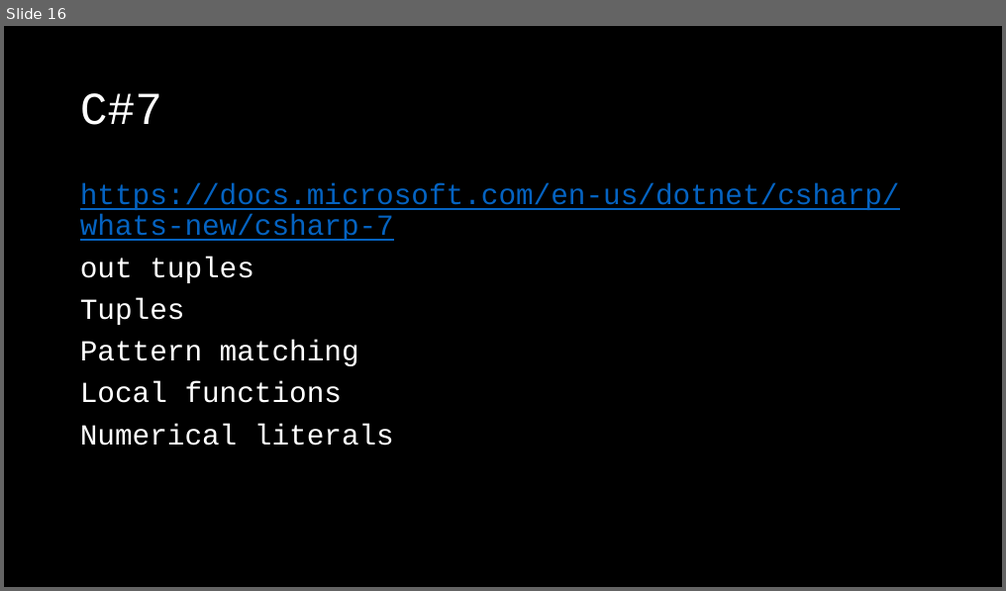
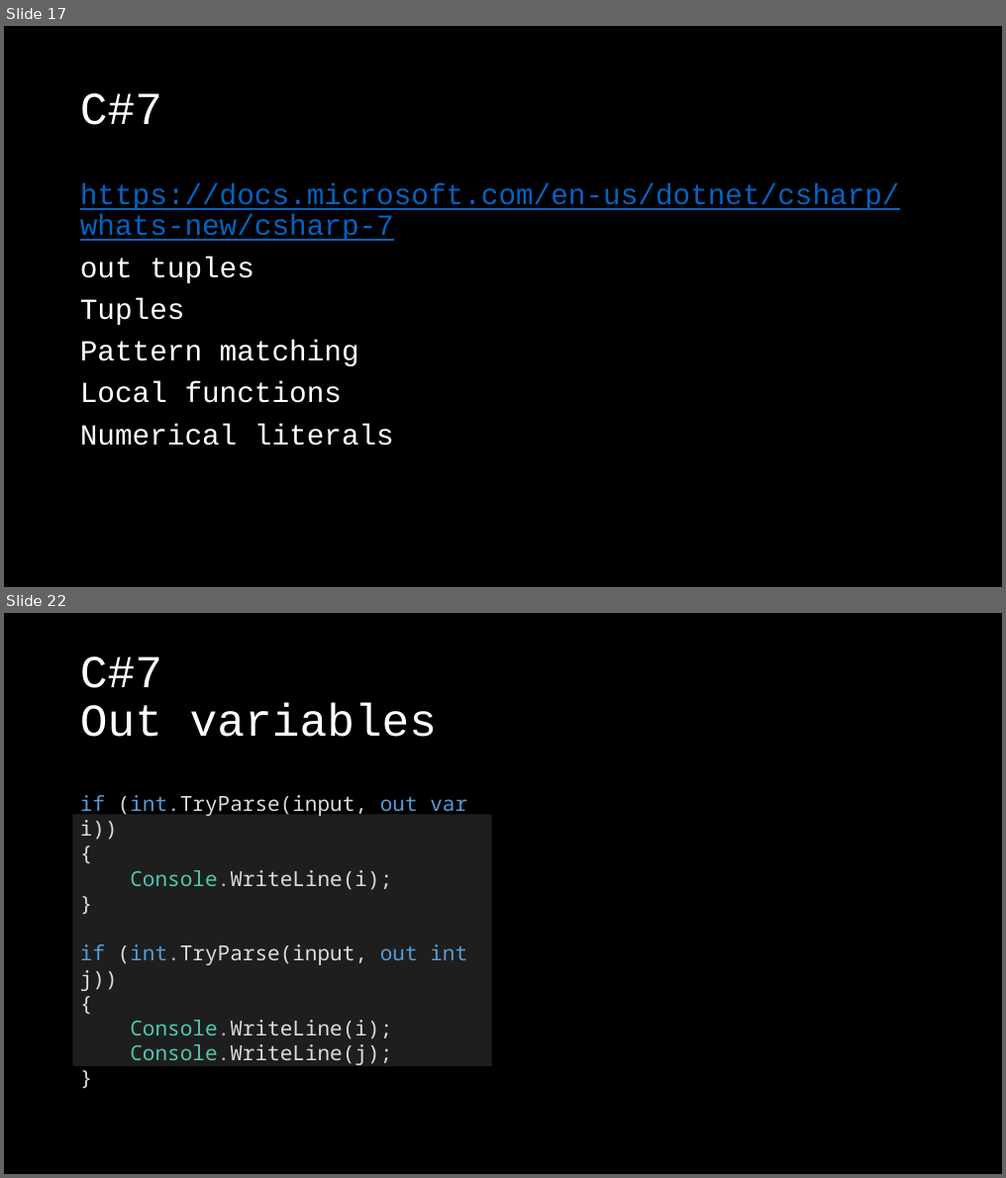
Before and after one commit to KlausLinzner/CSTrainings, a slide deck: WhatsNew.pptx. Shown one above the other, each under a label of ours: slide 16 before the commit, slides 17 and 22 after it; the slides between them are not shown. The pictures are 1006x591 and 1006x1178 pixels, drawn with LibreOffice and Linux fonts; fonts in the diff are those of the drawing; background and template pictures are left out. Boxes give left, top, right and bottom in pixels: in the first picture for what was removed or moved away, otherwise in the second. Text is boxed around its words. In the diff, an @@ line names an element or a change of style, - is before the commit and + after.

```diff
--- a/WhatsNew.pptx
+++ b/WhatsNew.pptx
@@ slide 22 added at [4, 613, 1002, 1174], background picture (left out) @@
@@ title added at [80, 657, 437, 737], 44 pt, text #FFFFFF @@
+C#7
+Out variables
@@ text added at [73, 811, 492, 1070], fill #1E1E1E, 20 pt, text #DCDCDC @@
+if (int.TryParse(input, out var i))
+{
+Console.WriteLine(i);
+}
+if (int.TryParse(input, out int j))
+{
+Console.WriteLine(i);
+Console.WriteLine(j);
+}
@@ what was slide 16 is now slide 17 @@
```
Also in this commit, not shown: 10 other slides added, 2 other files.
